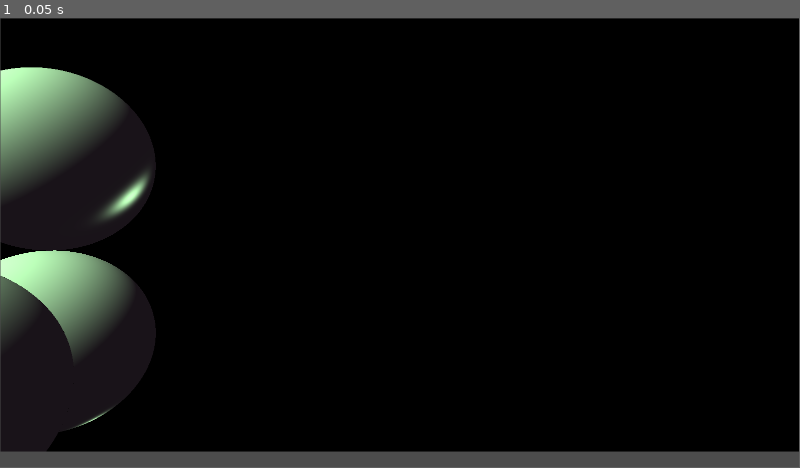
Above: before the commit, frame 1.
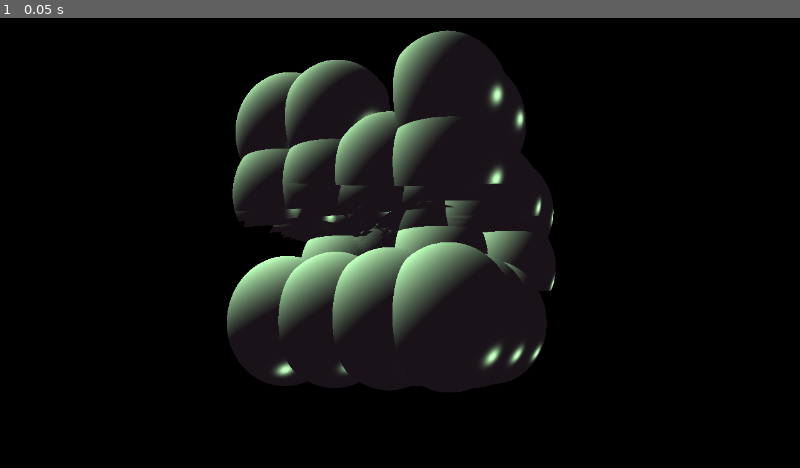
Above: after the commit, the same moment.

Repository: ericrobolson/Septik
Game: Godot game, scene res://Raymarcher.tscn
Two runs of this game, one before a commit and one after it. Both use one fixed random seed, a clock stepped at 60 frames per second and the inputs below.
Inputs:
- Up to frame 1 (0.05 s): no input
In our replay, the window is 799x449 before the commit and 800x450 after it. These sizes can differ from the game's own. Grey fills any space a smaller window leaves; there, only what the larger window draws over its background counts as a difference.

The runs differ from the first frame. In frame 1, 44% of the frame differs, in the area x 0-100%, y 0-100%.

Commit message:
Wired up ability to read from texture.

Diff:
--- a/SeptikGodotClient/Raymarcher.tres
+++ b/SeptikGodotClient/Raymarcher.tres
@@ -1,4 +1,6 @@
-[gd_resource type="ShaderMaterial" load_steps=2 format=2]
+[gd_resource type="ShaderMaterial" load_steps=3 format=2]
+
+[ext_resource path="res://test_data/test_8x8_voxel.png" type="Texture" id=1]
 
 [sub_resource type="Shader" id=1]
 code = "// Inspired by https://github.com/PLUkraine/raymarching-godot
@@ -8,7 +10,7 @@
 // Uniforms //
 
 uniform sampler2D voxel_data;
-uniform vec2 voxel_data_resolution;
+uniform int voxel_cube_length = 4;
 
 uniform bool use_texture;
 
@@ -57,85 +59,71 @@
 }
 
 float sdVoxels(vec3 position){
+	// Note: tex size is 2x voxel_cube_length, meaning that the total voxel size is voxel_cube_length^3
+
+
 	float len = 0.0;
 
 	vec3 voxelOffset = vec3(0.0, 0.0, 0.0);
 	float voxel_size = 0.6;
 
+	//TODO: Convert to use some sort of hashing function, to only grab shit close to the position
+
 	// This is a bad implementation, but is mainly to get a dumb version working
-
-	bool voxels[8] = bool[](
-		true, true, true, false,
-		true, true, true, true
-		);
+	int x,y,z = 0;
 
 	float min_dist = 999999999999999999.0;
 
-	for (int i = 0; i < voxels.length(); i++){
-		if (voxels[i] == false){
-			continue;
-		}
-
-		vec3 voxel_pos = vec3(0.0);
-
-		switch (i){
-			case 0:
-				voxel_pos.x = -1.0;
-				voxel_pos.y = 1.0;
-				voxel_pos.z = -1.0;
-				break;
-			case 1:
-				voxel_pos.x = -1.0;
-				voxel_pos.y = 1.0;
-				voxel_pos.z = 1.0;
-				break;
-			case 2:
-				voxel_pos.x = 1.0;
-				voxel_pos.y = 1.0;
-				voxel_pos.z = -1.0;
-				break;
-			case 3:
-				voxel_pos.x = 1.0;
-				voxel_pos.y = 1.0;
-				voxel_pos.z = 1.0;
-				break;
-			case 4:
-				voxel_pos.x = -1.0;
-				voxel_pos.y = -1.0;
-				voxel_pos.z = -1.0;
-				break;
-			case 5:
-				voxel_pos.x = -1.0;
-				voxel_pos.y = -1.0;
-				voxel_pos.z = 1.0;
-				break;
-			case 6:
-				voxel_pos.x = 1.0;
-				voxel_pos.y = -1.0;
-				voxel_pos.z = -1.0;
-				break;
-			case 7:
-				voxel_pos.x = 1.0;
-				voxel_pos.y = -1.0;
-				voxel_pos.z = 1.0;
-				break;
-		}
-
-		voxel_pos *= voxel_size;
-		voxel_pos += voxelOffset;
-
-
-		float length_voxel = sdSphere(position, voxel_pos, voxel_size);
-
-		if (length_voxel < min_dist){
-			min_dist = length_voxel;
+	float prevMinDist = 0.0;
+	bool prevMinDistSet = false;
+
+	for (int texx = 0; texx < 8; texx++){
+		for (int texy = 0; texy < 8; texy++){
+			vec3 voxelPos = vec3(float(x), float(y), float(z));
+			voxelPos *= voxel_size;
+			voxelPos += voxelOffset;
+
+			if (prevMinDistSet == false){
+				prevMinDistSet = true;
+				prevMinDist = length(position - voxelPos);
+			}
+
+			float currentDist = length(position - voxelPos);
+
+			if (currentDist <= prevMinDist){
+				prevMinDist = currentDist;
+
+				ivec2 texCoords = ivec2(texx, texy);
+
+				vec4 colors = texelFetch(voxel_data, texCoords, 0);
+
+				// alpha represents the voxel's active bit
+				bool voxelActive = 0.0 < colors.a;
+
+				// Only draw if true
+				if (voxelActive == true){
+					float length_voxel = sdSphere(position, voxelPos, voxel_size);
+					//float length_voxel = length(position - voxelPos);
+
+					if (length_voxel < min_dist){
+						min_dist = length_voxel;
+					}
+				}
+			}
+
+			// Increase x,y,z
+			x += 1;
+			if (voxel_cube_length <= x){
+				x = 0;
+				y += 1;
+
+				if (voxel_cube_length <= y){
+					y = 0;
+					z += 1;
+				}
+			}
 		}
 	}
-
-	//TODO: optimataztion: use small textures as your 'chunks', then pick the proper texture based on position
-
-	//vec4 color = texture(mask_texture, vec2(position.x, position.y));
-	//return color.x + color.y;
 
 	return min_dist;
 }
@@ -257,14 +245,14 @@
 
 [resource]
 shader = SubResource( 1 )
-shader_param/voxel_data_resolution = null
+shader_param/voxel_cube_length = 4
 shader_param/use_texture = false
 shader_param/fov = 45.0
-shader_param/cameraPosition = Vector3( 2.372, 0.106, 3.185 )
-shader_param/eye = Vector3( 0.244, -0.001, -1.789 )
+shader_param/cameraPosition = Vector3( 3.709, -0.228, 6.584 )
+shader_param/eye = Vector3( -0.466, 0.175, -0.935 )
 shader_param/up = Vector3( 0, 1, 0 )
-shader_param/MAX_STEPS = 350
-shader_param/MAX_DISTANCE = 20.0
+shader_param/MAX_STEPS = 450
+shader_param/MAX_DISTANCE = 40.0
 shader_param/MINIMUM_HIT_DISTANCE = 1e-05
 shader_param/DERIVATIVE_STEP = 0.0001
 shader_param/globalAmbient = 0.1
@@ -274,3 +262,4 @@
 shader_param/lightPos = Vector3( -2.171, 5, 3 )
 shader_param/lightColor = Vector3( 0.735, 1.064, 0.723 )
 shader_param/ambientColor = Vector3( 1, 0.783, 1 )
+shader_param/voxel_data = ExtResource( 1 )
--- a/SeptikGodotClient/Raymarcher.tscn
+++ b/SeptikGodotClient/Raymarcher.tscn
@@ -27,8 +27,9 @@
 const inner_scaling_factor = 2
 
 func recalculate(size):
-	$ColorRect.rect_size = (size / inner_scaling_factor)
-	$ColorRect.rect_scale = Vector2(inner_scaling_factor, inner_scaling_factor)
+
+	$ColorRect.rect_size = (size / inner_scaling_factor) #+ margins * 2
+	$ColorRect.rect_scale = Vector2(inner_scaling_factor, inner_scaling_factor) #+ margins * 2
 "
 
 [node name="Control" type="Control"]
@@ -50,11 +51,10 @@
 material = ExtResource( 1 )
 anchor_right = 1.0
 anchor_bottom = 1.0
-margin_left = 0.650696
-margin_top = 1.44156
-margin_right = 0.650635
-margin_bottom = 1.44153
-rect_scale = Vector2( 1.02718, 0.964697 )
+margin_left = -26.234
+margin_top = -64.0093
+margin_right = 29.766
+margin_bottom = 51.9907
 __meta__ = {
 "_edit_use_anchors_": false
 }
--- a/SeptikGodotClient/project.godot
+++ b/SeptikGodotClient/project.godot
@@ -21,8 +21,10 @@
 
 [display]
 
-window/size/width=1920
-window/size/height=1080
+window/size/width=1280
+window/size/height=720
+window/size/resizable=false
+window/size/always_on_top=true
 
 [rendering]
 
Binary file added: SeptikGodotClient/test_data/test_8x8_voxel.aseprite
Binary file added: SeptikGodotClient/test_data/test_8x8_voxel.png
Not shown, added: SeptikGodotClient/test_data/test_8x8_voxel.png.import
Binary file added: SeptikGodotClient/test_data/text_64x64_16cubed_voxel.aseprite
Binary file added: SeptikGodotClient/test_data/text_64x64_16cubed_voxel.png
Not shown, added: SeptikGodotClient/test_data/text_64x64_16cubed_voxel.png.import
Not shown, changed: septik/src/main.rs
Not shown, added: septik/src/util/mod.rs
